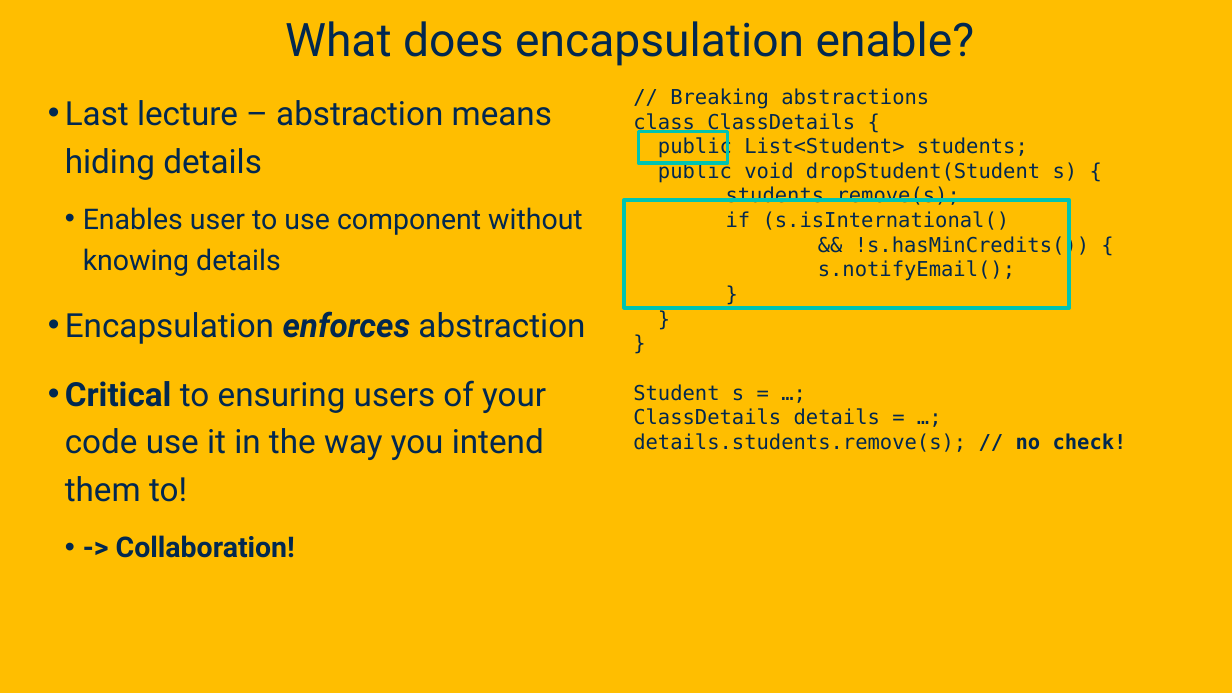
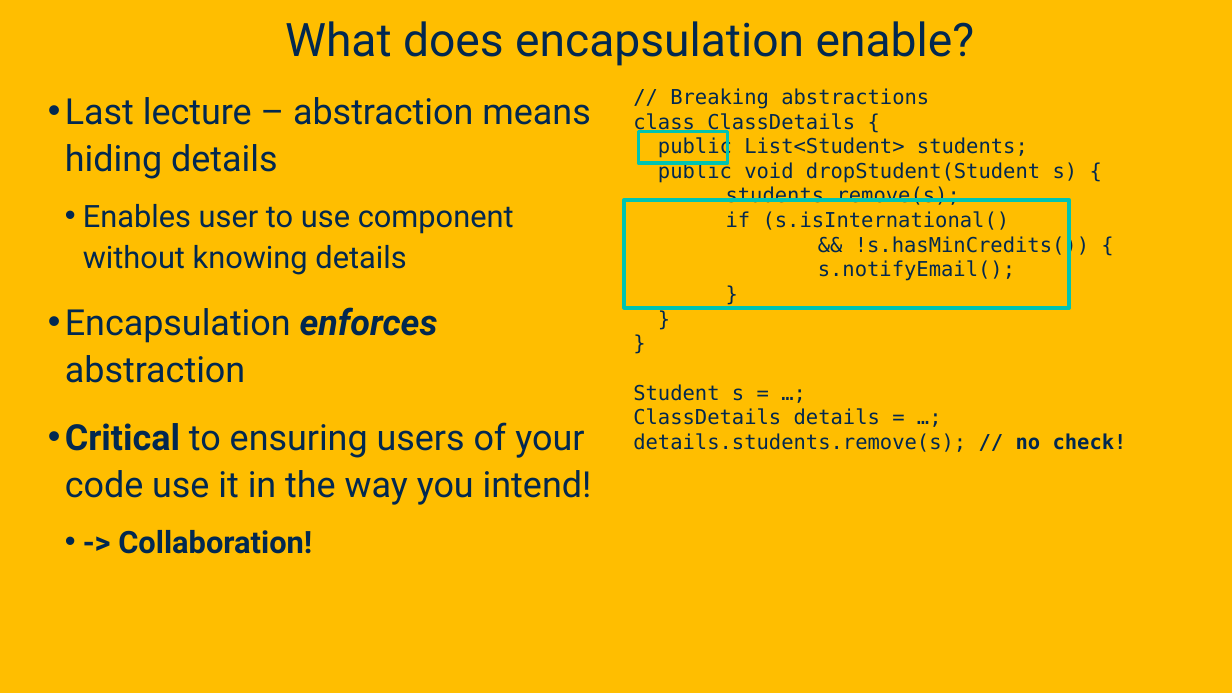
Before and after one commit to davsec-teaching/ecs160-f25, a slide deck: slide 10 of slides/2_oo_background.pptx (slide 9 before the commit). Drawn at 1232x693 pixels with LibreOffice and Linux fonts; fonts in the diff are those of the drawing; background and template pictures are left out. Boxes give left, top, right and bottom in pixels: in the first picture for what was removed or moved away, otherwise in the second. Text is boxed around its words. In the diff, an @@ line names an element or a change of style, - is before the commit and + after.

```diff
--- a/slides/2_oo_background.pptx
+++ b/slides/2_oo_background.pptx
@@ text at (65,97,590,554): size 25.9 to 28 pt in "Last lecture – abstraction means hiding details", "Encapsulation enforces abstraction"; size 22.2 to 24 pt in "Enables user to use component without knowing ...", "-> Collaboration!"; line spacing 1.2 to 1.1 @@
@@ text at (65,422,592,505): text changed; size 25.9 to 28 pt @@
-• Critical to ensuring users of your code use it in the way you intend them to!
+• Critical to ensuring users of your code use it in the way you intend!
```
Also in this commit, not shown: 6 other slides changed, 10 slides added, 1 other file.
